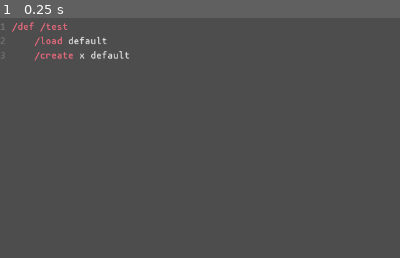
Above: before the commit, frame 1.
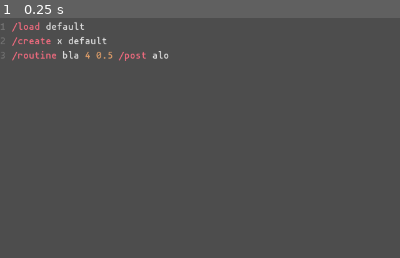
Above: after the commit, the same moment.

Repository: loopier/animatron
Game: Godot game, scene res://main.tscn
The game is run twice, just before and just after one commit, with the same random seed, the same clock (stepped at 60 frames per second) and the same inputs.
Inputs:
- Up to frame 1 (0.25 s): no input
The pictures show only the part of the screen within x 0-50%, y 0-50%; the shares and areas given below are measured in that part.

The runs differ from the first frame. In frame 1, 1.0% of the frame differs, in the area x 3-43%, y 1-18%.

Commit message:
Fix `/routine`

Diff:
--- a/CommandInterface.gd
+++ b/CommandInterface.gd
@@ -82,10 +82,10 @@
 ## [/codeblock]
 var arrayCommands: Dictionary = {
 	"/def": CommandDescription.new(defineCommand, "cmdName:s [args:v] subcommands:c", "Define a custom OSC command that is …(467 unchanged characters)…
-	"/routine": CommandDescription.new(addRoutine, "name:s repeats:i interval:f cmd:...", "Start a routine named NAME that sends CMD every INTERVAL of time (in seconds) for an arbitrary number of REPEATS."),
-	"/state/add": CommandDescription.new(addState, "actor:s new:s ... next:s", "Add a NEW state to the ACTOR's state machine. NEXT states is an arbitrary number of next possible states. States are animation names."),
+	"/routine": CommandDescription.new(addRoutine, "name:s repeats:i interval:f cmd:...", "Start a routine named NAME that sends CMD every INTERVAL of time (in seconds) for an arbitrary number of REPEATS.", true),
+	"/state/add": CommandDescription.new(addState, "actor:s new:s ... next:s", "Add a NEW state to the ACTOR's state machine. NEXT states is an arbitrary number of next possible states. States are animation names.", true),
 	"/post": CommandDescription.new(post, "msg:s", "Print MSG in the post window.", true),
-	"/relative": CommandDescription.new(setRelativeProperty, "", "TODO"),
+	"/relative": CommandDescription.new(setRelativeProperty, "", "TODO", true),
 }
 
 ## Custom command definitions
--- a/main.tscn
+++ b/main.tscn
@@ -34,9 +34,9 @@
 size_flags_horizontal = 3
 size_flags_vertical = 3
 theme = ExtResource("3_fotw2")
-text = "/def /test
-	/load default
-	/create x default"
+text = "/load default
+/create x default
+/routine bla 4 0.5 /post alo"
 placeholder_text = "code editor"
 highlight_all_occurrences = true
 syntax_highlighter = SubResource("CodeHighlighter_833ra")
